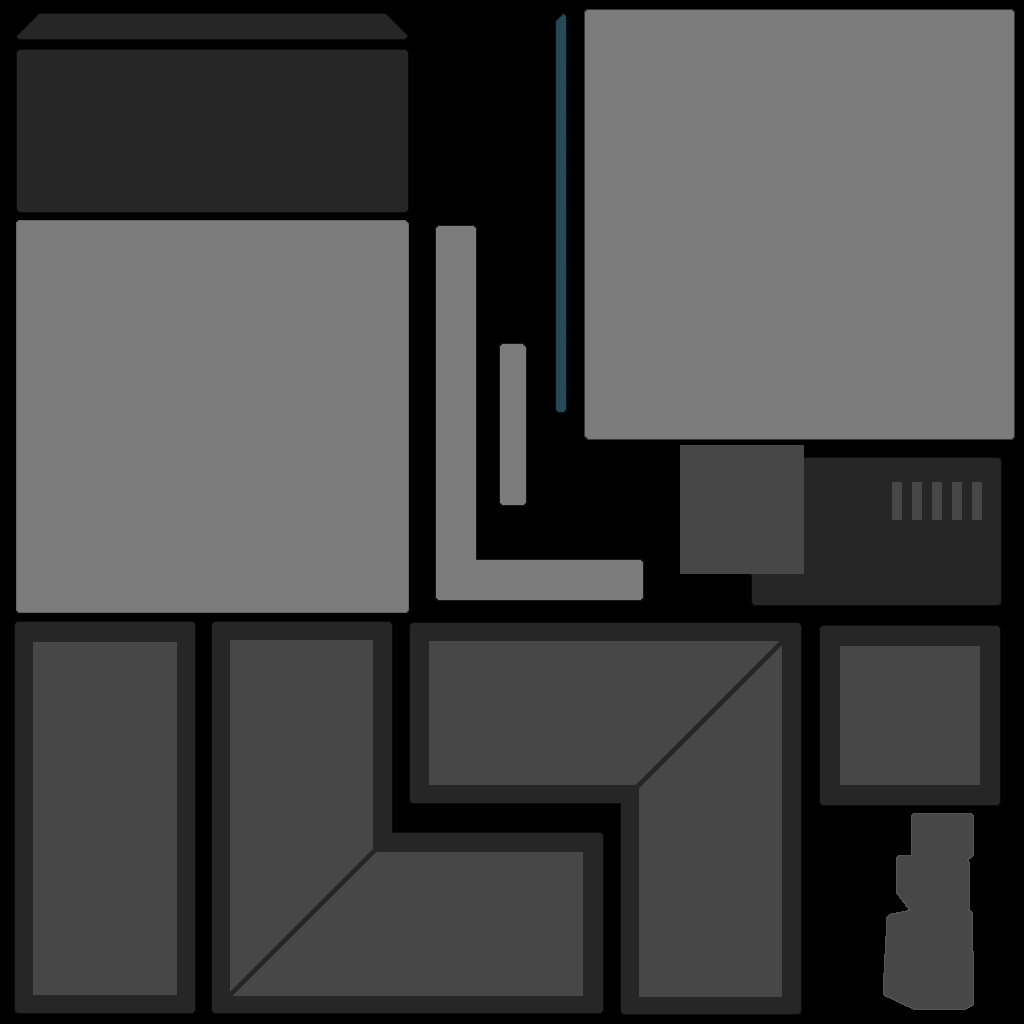
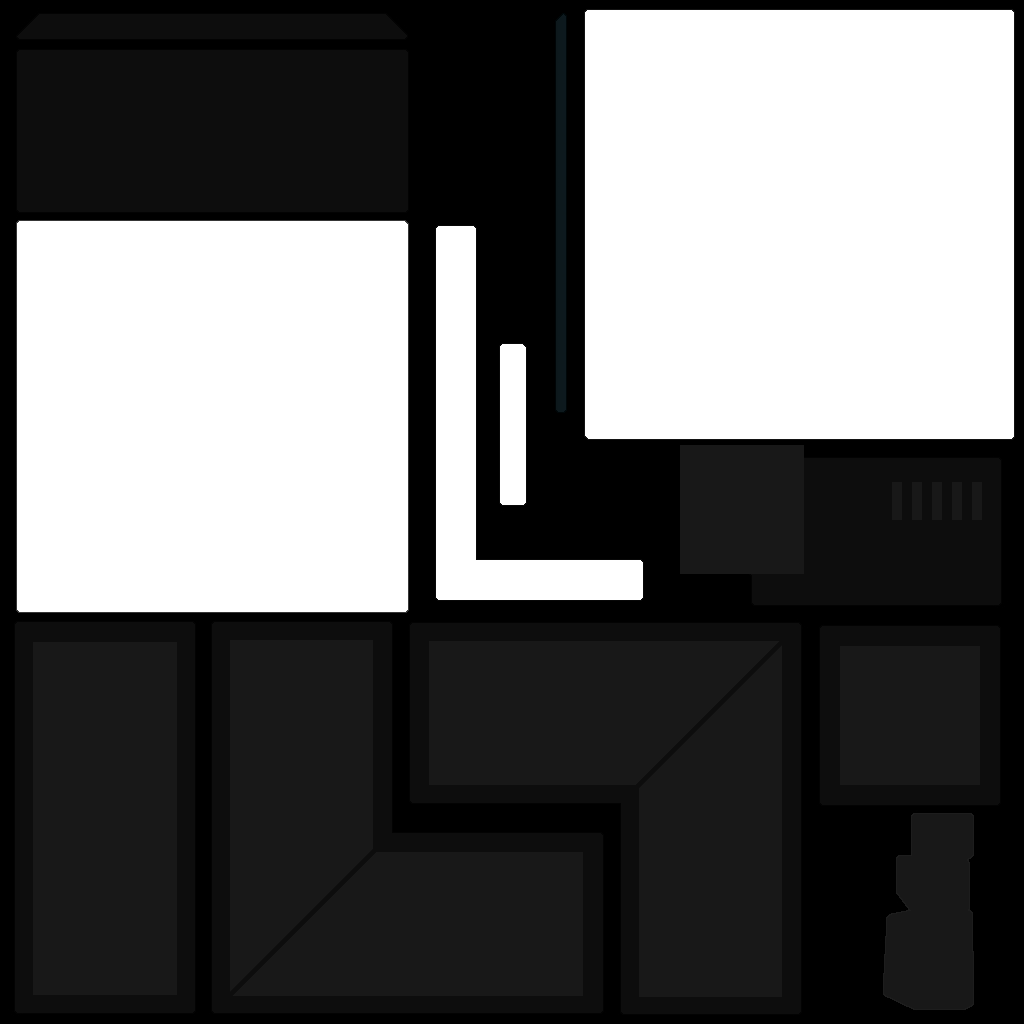
Layer changes from the first w=1024, h=1024 image to the second:
renamed "Blue Sides" to "Layer 1", moved it above "Fountain_UV", painted on it over [16, 10, 1014, 613]
removed layer "Corner Plates" over [680, 445, 804, 574]
removed layer "Base Studs" over [892, 482, 982, 520]
removed layer "Plates" over [33, 445, 980, 997]
removed layer "Square Plate" over [840, 646, 980, 785]
removed layer "Base" over [14, 9, 1015, 1015]
removed layer "Fountain_Selection" over [14, 9, 1015, 1015]
showed "Fountain_UV", blend screen → normal, painted on it over [14, 9, 1015, 1015]
